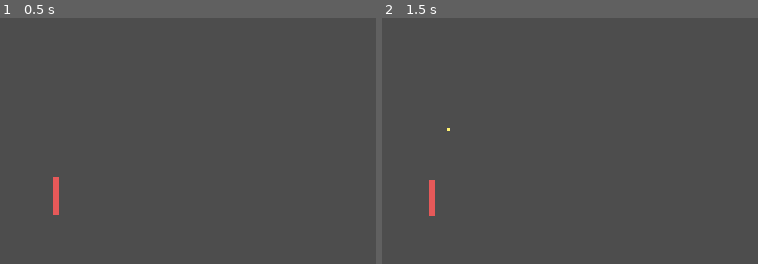
Above: before the commit, frames 1-2 (left to right).
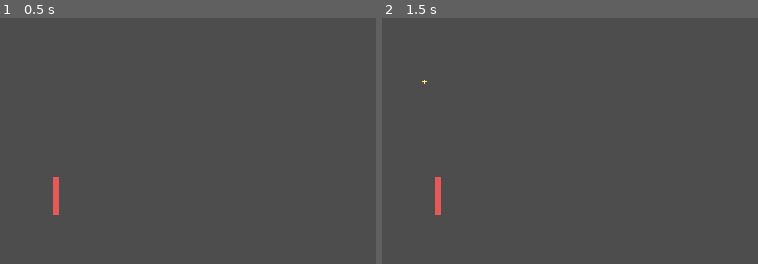
Above: after the commit, the same moments.

Repository: vmagione/Simple-games-prototypes
Game: Godot game, scene res://Scenes/Main.tscn
Two runs of this game, one before a commit and one after it. Both use one fixed random seed, a clock stepped at 60 frames per second and the inputs below.
Inputs:
- Up to frame 1 (0.5 s): no input
- Up to frame 2 (1.5 s): tap Space at 0.5, 1.25 s; hold Enter (ui_accept) 0.53-1.28 s; tap Enter (ui_accept) at 1.35 s
The pictures show only the part of the screen within x 0-50%, y 14-64%; the shares and areas given below are measured in that part.

Frame 1 is identical in both runs. In frame 2, 0.5% of the frame differs, in the area x 10-19%, y 25-81%.

Commit message:
Fix ball persistence and make collisions speed up gameplay

Diff:
--- a/Scripts/ball.gd
+++ b/Scripts/ball.gd
@@ -6,18 +6,30 @@
 
 var _start_position: Vector2
 var _current_speed: float
-var _active_paddle_contacts: Dictionary = {}
+var _active_contacts: Dictionary = {}
+var _is_in_play := false
 
 func _ready() -> void:
 	_start_position = global_position
 	_current_speed = serve_speed
 	contact_monitor = true
 	max_contacts_reported = 8
+	can_sleep = false
+	sleeping = false
 
 func _integrate_forces(state: PhysicsDirectBodyState2D) -> void:
-	_track_paddle_contacts(state)
+	_track_contacts(state)
 
-	if state.linear_velocity.length() > max_speed:
+	if not _is_in_play:
+		return
+
+	var speed := state.linear_velocity.length()
+	if speed <= 0.001:
+		return
+
+	if speed < _current_speed:
+		state.linear_velocity = state.linear_velocity.normalized() * _current_speed
+	elif speed > max_speed:
 		state.linear_velocity = state.linear_velocity.normalized() * max_speed
 
 func reset_ball(direction: float, launch: bool = true) -> void:
@@ -25,27 +37,41 @@
 	linear_velocity = Vector2.ZERO
 	angular_velocity = 0.0
 	_current_speed = serve_speed
-	_active_paddle_contacts.clear()
+	_active_contacts.clear()
+	_is_in_play = false
+	sleeping = false
 
 	if launch:
 		_launch(direction)
 
+func is_in_play() -> bool:
+	return _is_in_play and linear_velocity.length() > 0.001
+
 func _launch(direction: float) -> void:
 	var dir := Vector2(direction, randf_range(-0.65, 0.65)).normalized()
-	apply_central_impulse(dir * _current_speed)
+	linear_velocity = dir * _current_speed
+	_is_in_play = true
+	sleeping = false
 
-func _track_paddle_contacts(state: PhysicsDirectBodyState2D) -> void:
+func _track_contacts(state: PhysicsDirectBodyState2D) -> void:
 	var frame_contacts: Dictionary = {}
 
 	for i in range(state.get_contact_count()):
 		var collider = state.get_contact_collider_object(i)
-		if collider is Node and collider.is_in_group("paddle"):
-			var collider_id := collider.get_instance_id()
-			frame_contacts[collider_id] = true
-			if not _active_paddle_contacts.has(collider_id):
-				_increase_speed(state)
+		if not (collider is Node):
+			continue
 
-	_active_paddle_contacts = frame_contacts
+		var collider_node := collider as Node
+		if collider_node.is_in_group("goal_left") or collider_node.is_in_group("goal_right"):
+			continue
+
+		var collider_id := collider_node.get_instance_id()
+		frame_contacts[collider_id] = true
+
+		if _is_in_play and not _active_contacts.has(collider_id):
+			_increase_speed(state)
+
+	_active_contacts = frame_contacts
 
 func _increase_speed(state: PhysicsDirectBodyState2D) -> void:
 	if state.linear_velocity.is_zero_approx():
--- a/Scripts/game.gd
+++ b/Scripts/game.gd
@@ -19,7 +19,7 @@
 	_prepare_round(false)
 
 func _unhandled_input(event: InputEvent) -> void:
-	if event.is_action_pressed("ui_accept"):
+	if event.is_action_pressed("ui_accept") and not ball.is_in_play():
 		_prepare_round(true)
 
 func _on_left_goal_body_entered(body: Node) -> void:
